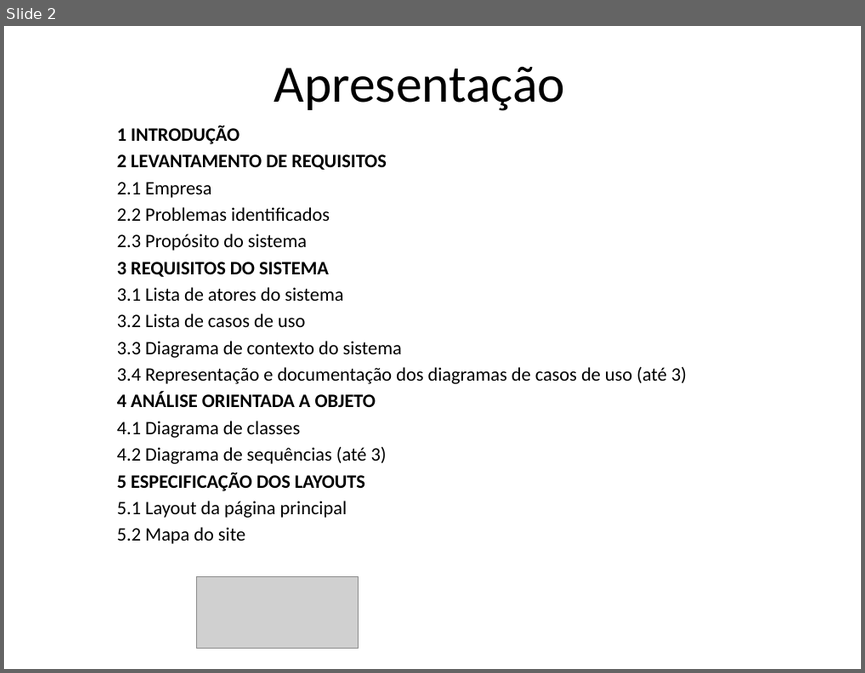
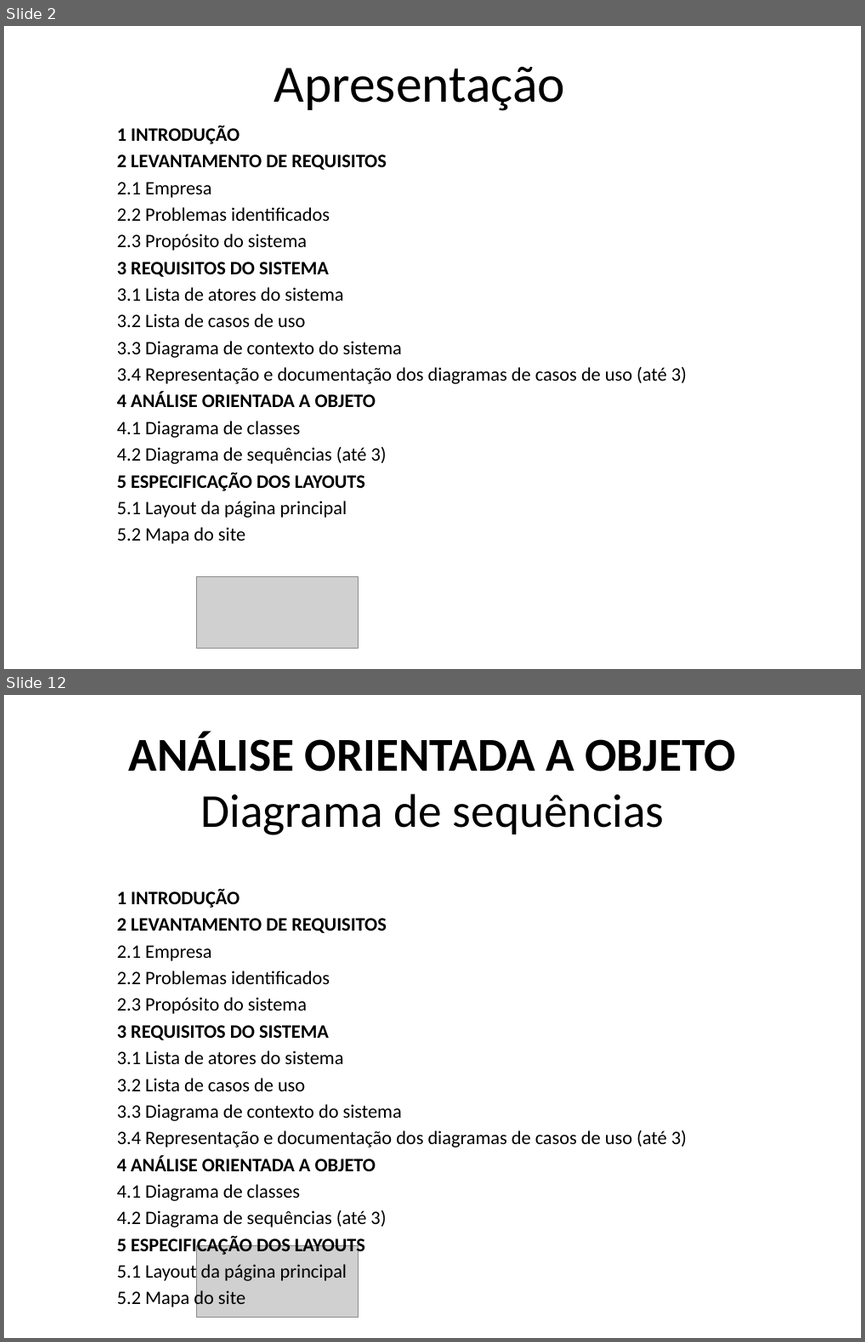
Before and after one commit to XandaoPontel/ProjetosFatec, a slide deck: modelo apresentacao qualificacao.pptx. Shown one above the other, each under a label of ours: slide 2 before the commit, slides 2 and 12 after it; the slides between them are not shown. The pictures are 865x673 and 865x1342 pixels, drawn with LibreOffice and Linux fonts; fonts in the diff are those of the drawing; grey boxes stand for pictures; background and template pictures are left out. Boxes give left, top, right and bottom in pixels: in the first picture for what was removed or moved away, otherwise in the second. Text is boxed around its words. In the diff, an @@ line names an element or a change of style, - is before the commit and + after.

```diff
--- a/modelo apresentacao qualificacao.pptx
+++ b/modelo apresentacao qualificacao.pptx
@@ slide 12 added at [4,695,861,1338], background #FFFFFF @@
@@ title added at [129,731,735,835], 39.6 pt, text #000000, bold @@
+ANÁLISE ORIENTADA A OBJETO
+Diagrama de sequências
@@ text added at [117,889,687,1310], 16 pt, text #000000 @@
+1 INTRODUÇÃO
+2 LEVANTAMENTO DE REQUISITOS
+2.1 Empresa
+2.2 Problemas identificados
+2.3 Propósito do sistema
+3 REQUISITOS DO SISTEMA
+3.1 Lista de atores do sistema
+3.2 Lista de casos de uso
+3.3 Diagrama de contexto do sistema
+3.4 Representação e documentação dos diagramas de casos de uso (até 3)
+4 ANÁLISE ORIENTADA A OBJETO
+4.1 Diagrama de classes
+4.2 Diagrama de sequências (até 3)
+5 ESPECIFICAÇÃO DOS LAYOUTS
+5.1 Layout da página principal
+5.2 Mapa do site
@@ picture added at [196,1246,358,1317] @@
```
Also in this commit, not shown: 11 other slides added, 2 other files.
